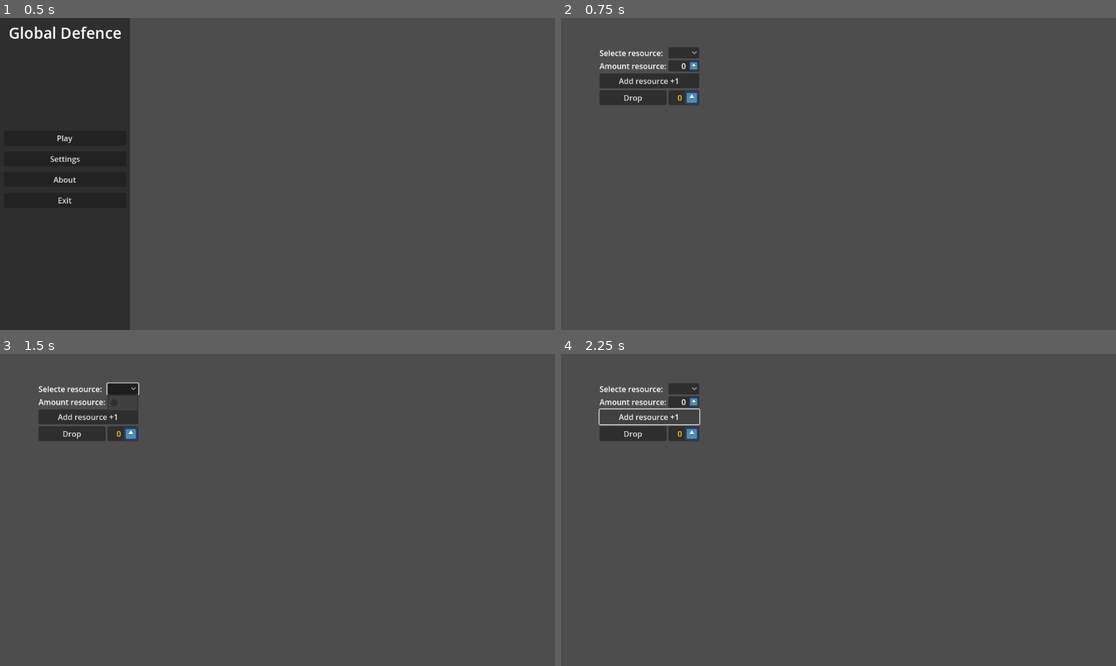
Above: before the commit, frames 1-4 (two rows, left to right).
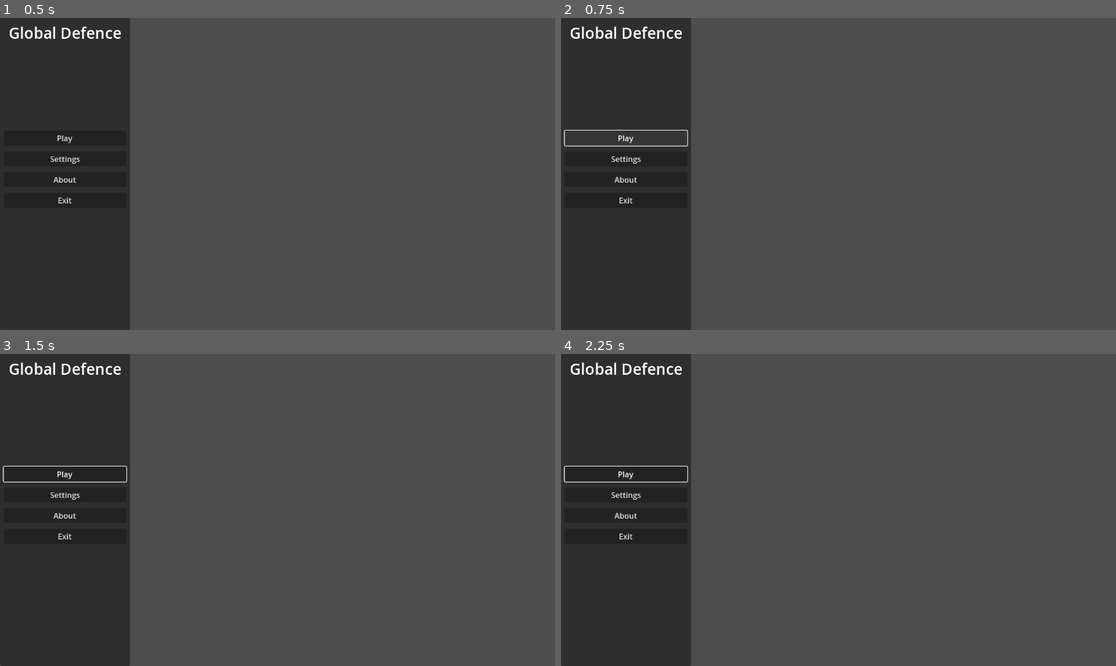
Above: after the commit, the same moments.

Repository: JimmyLoar/Global-Defence
Game: Godot game, scene res://game files/scenes/main_menu/main_menu.tscn
Two runs of this game, one before a commit and one after it. Both use one fixed random seed, a clock stepped at 60 frames per second and the inputs below. The project has no main scene, so this scene is started directly. The engine's default icon, where the game draws it, is replaced by a stand-in: a white triangle on a blue panel in a dark square.
Inputs (mouse positions are in pixels of both pictures, inside the frame that each line leads up to):
- Up to frame 1 (0.5 s): no input
- Up to frame 2 (0.75 s): click "Play" at 0.5 s
- Up to frame 3 (1.5 s): click (122, 388) at 1.27 s
- Up to frame 4 (2.25 s): click (649, 416) at 2 s, where only the run before the commit has a clickable "Add resource +1"

Frame 1 is identical in both runs. In frame 2, 21% of the frame differs, in the area x 0-25%, y 0-100%; in frame 3, 22%; in frame 4, 22%, in the area x 0-26%, y 0-100%.
Error before the commit: Parse Error: Identifier "ResourceManager" not declared in the current scope. (res://tools/resource)

Commit message:
update tools

Diff:
--- a/database/game resources/test_resource.tres
+++ /dev/null
@@ -1,14 +0,0 @@
-[gd_resource type="Resource" script_class="GameResource" load_steps=3 format=3 uid="uid://c34iot27y4q6f"]
-
-[ext_resource type="Texture2D" uid="uid://xu5bwwppx4na" path="res://icon.svg" id="2_cswcq"]
-[ext_resource type="Script" path="res://tools/resource manager/game_resources.gd" id="2_x5e6d"]
-
-[resource]
-script = ExtResource("2_x5e6d")
-game_name = "Test"
-project_name = &"test"
-discription = ""
-texture = ExtResource("2_cswcq")
-modulate = Color(0, 1, 0.933333, 1)
-display_mode = 0
-maximum = 4294967296
--- a/game files/scenes/main_menu/main_menu.tscn
+++ b/game files/scenes/main_menu/main_menu.tscn
@@ -1,7 +1,6 @@
-[gd_scene load_steps=8 format=3 uid="uid://hqsf1g0bager"]
+[gd_scene load_steps=7 format=3 uid="uid://hqsf1g0bager"]
 
 [ext_resource type="Script" path="res://game files/scenes/main_menu/main_menu.gd" id="1_l6ivu"]
-[ext_resource type="PackedScene" uid="uid://bk4eh2t2mecpk" path="res://tools example/resource manager/resource display test.tscn" id="2_yr65q"]
 [ext_resource type="PackedScene" uid="uid://cmy4djhrs06gj" path="res://game files/scenes/main_menu/how_to_play_screen.tscn" id="3_g0dre"]
 [ext_resource type="PackedScene" uid="uid://cjvv3lxtp52rf" path="res://game files/scenes/main_menu/settings_screen.tscn" id="4_w4uxy"]
 [ext_resource type="PackedScene" uid="uid://bxo4jc55q6bnt" path="res://game files/scenes/main_menu/about_screen.tscn" id="5_2q5g5"]
@@ -18,7 +17,6 @@
 grow_horizontal = 2
 grow_vertical = 2
 script = ExtResource("1_l6ivu")
-start_scene = ExtResource("2_yr65q")
 
 [node name="BG" type="TextureRect" parent="."]
 show_behind_parent = true
--- a/project.godot
+++ b/project.godot
@@ -13,3 +13,27 @@
 config/name="Global Defence"
 config/features=PackedStringArray("4.1", "Forward Plus")
 config/icon="res://icon.svg"
+
+[autoload]
+
+ResourceManager="*res://tools/resource manager/resource_manager.gd"
+
+[game_settings]
+
+world/cells/size=Vector2i(32, 32)
+
+[layer_names]
+
+2d_render/layer_1="Defualt"
+2d_render/layer_2="Enveromant"
+2d_render/layer_4="Tower"
+2d_render/layer_5="Enemy"
+2d_render/layer_6="Projectile"
+2d_render/layer_7="Efficts"
+2d_render/layer_8="Hud"
+2d_render/layer_9="UI"
+2d_physics/layer_1="Defualt"
+2d_navigation/layer_1="Defualt"
+2d_physics/layer_3="Tower"
+2d_physics/layer_4="Enemy"
+2d_physics/layer_5="Projectile"
--- a/tools example/resource manager/resource display test.tscn
+++ /dev/null
@@ -1,98 +0,0 @@
-[gd_scene load_steps=4 format=3 uid="uid://bk4eh2t2mecpk"]
-
-[ext_resource type="PackedScene" uid="uid://d1o8ih5y4sa2v" path="res://tools/resource manager/displayes/resources_display.tscn" id="1_70r1r"]
-[ext_resource type="PackedScene" uid="uid://ryidkyx73uox" path="res://tools/resource manager/displayes/prise_display.tscn" id="2_hycmu"]
-
-[sub_resource type="GDScript" id="GDScript_wnn2t"]
-script/source = "extends OptionButton
-
-@export var display: ResourceDisplay
-@export var prise: PriseDisplay
-
-@onready var names: PackedStringArray = ResourceManager.get_resources_names_string().split(\",\")
-
-
-func _ready():
-	_create_items(names)
-
-
-func _create_items(_names: PackedStringArray):
-	self.clear()
-	for _name in _names:
-		self.add_item(_name)
-
-
-func _on_item_selected(index):
-	display.resource_name = names[index]
-	prise.resource_name = names[index]
-
-
-func _on_button_pressed():
-	ResourceManager.change_resource_value(display.resource_name, 1)
-
-
-func _on_button_2_pressed() -> void:
-	ResourceManager.change_resource_value(prise.resource_name, -10)
-"
-
-[node name="Node2D" type="VBoxContainer"]
-offset_left = 80.0
-offset_top = 61.0
-offset_right = 287.0
-offset_bottom = 152.0
-
-[node name="HBoxContainer2" type="HBoxContainer" parent="."]
-layout_mode = 2
-
-[node name="Label" type="Label" parent="HBoxContainer2"]
-layout_mode = 2
-text = "Selecte resource:"
-
-[node name="OptionButton" type="OptionButton" parent="HBoxContainer2" node_paths=PackedStringArray("display", "prise")]
-custom_minimum_size = Vector2(64, 0)
-layout_mode = 2
-size_flags_horizontal = 10
-size_flags_vertical = 9
-item_count = 1
-popup/item_0/text = ""
-popup/item_0/id = 0
-script = SubResource("GDScript_wnn2t")
-display = NodePath("../../HBoxContainer/ResourceDisplay")
-prise = NodePath("../../HBoxContainer3/ResourceDisplay")
-
-[node name="HBoxContainer" type="HBoxContainer" parent="."]
-layout_mode = 2
-
-[node name="Label" type="Label" parent="HBoxContainer"]
-layout_mode = 2
-text = "Amount resource:"
-
-[node name="ResourceDisplay" parent="HBoxContainer" instance=ExtResource("1_70r1r")]
-layout_mode = 2
-size_flags_horizontal = 10
-size_flags_vertical = 9
-use_modulate = true
-
-[node name="ReferenceRect" type="ReferenceRect" parent="HBoxContainer/ResourceDisplay"]
-layout_mode = 2
-mouse_filter = 2
-
-[node name="Button" type="Button" parent="."]
-layout_mode = 2
-text = "Add resource +1"
-
-[node name="HBoxContainer3" type="HBoxContainer" parent="."]
-layout_mode = 2
-
-[node name="Button2" type="Button" parent="HBoxContainer3"]
-layout_mode = 2
-size_flags_horizontal = 3
-text = "Drop"
-
-[node name="ResourceDisplay" parent="HBoxContainer3" instance=ExtResource("2_hycmu")]
-layout_mode = 2
-prise = 10
-
-[connection signal="item_selected" from="HBoxContainer2/OptionButton" to="HBoxContainer2/OptionButton" method="_on_item_selected"]
-[connection signal="pressed" from="Button" to="HBoxContainer2/OptionButton" method="_on_button_pressed"]
-[connection signal="pressed" from="HBoxContainer3/Button2" to="HBoxContainer2/OptionButton" method="_on_button_2_pressed"]
--- a/tools/resource manager/displayes/resources_display.tscn
+++ b/tools/resource manager/displayes/resources_display.tscn
@@ -10,7 +10,6 @@
 tooltip_text = "None
 "
 script = ExtResource("1_s20ff")
-use_modulate = null
 resource_name = &"none"
 
 [node name="HBoxContainer" type="HBoxContainer" parent="."]
@@ -18,6 +17,7 @@
 mouse_filter = 2
 
 [node name="Value" type="Label" parent="HBoxContainer"]
+modulate = Color(1, 0.882353, 0, 1)
 layout_mode = 2
 size_flags_horizontal = 3
 size_flags_vertical = 1
Not shown: 1 places in tools/resource manager/displayes/resources_display.tscn that only renumber resources
Not shown, changed: .gitignore
